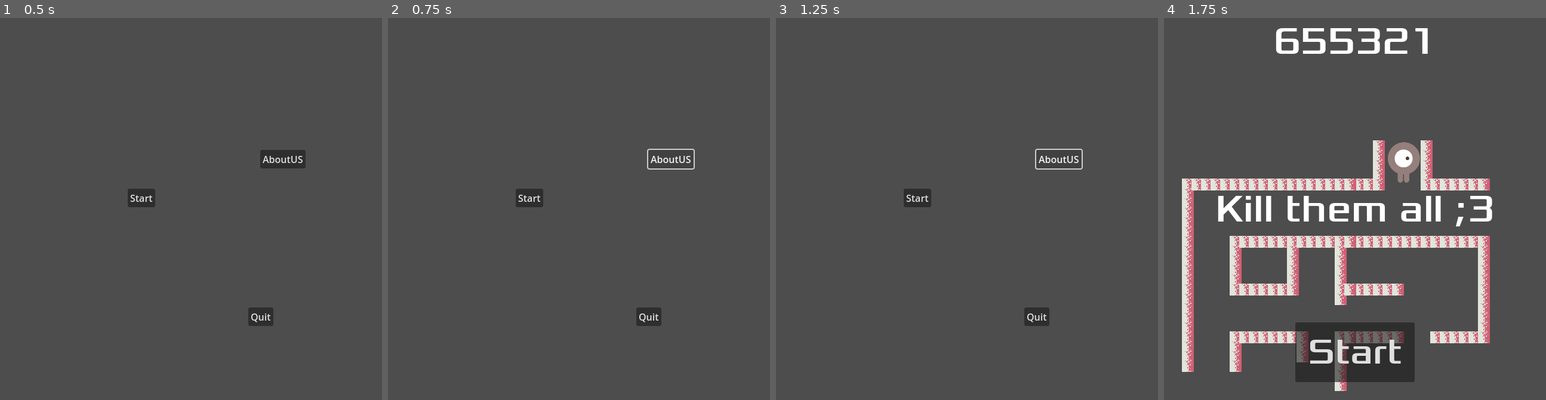
Above: before the commit, frames 1-4 (left to right).
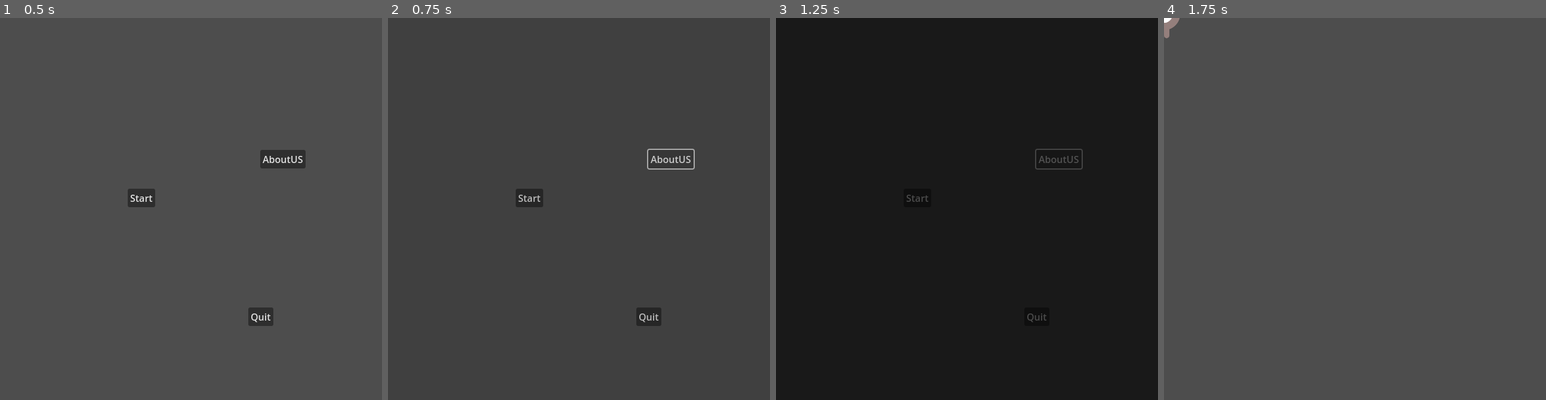
Above: after the commit, the same moments.

Repository: JudasLilith/TSA-Project
Game: Godot game, scene res://title_screen.tscn
The game is run twice, just before and just after one commit, with the same random seed, the same clock (stepped at 60 frames per second) and the same inputs.
Inputs:
- Up to frame 1 (0.5 s): no input
- Up to frame 2 (0.75 s): click "AboutUS" at 0.5 s
- Up to frame 3 (1.25 s): no input
- Up to frame 4 (1.75 s): click "Start" at 1.25 s

Frame 1 is identical in both runs. In frame 2, 0.3% of the frame differs, in the area x 34-81%, y 34-80%; in frame 3, 100%, in the area x 0-100%, y 0-100%; in frame 4, 19%.

Commit message:
made some transitions, fuck yes

Diff:
--- /dev/null
+++ b/fade_transition.tscn
@@ -0,0 +1,63 @@
+[gd_scene load_steps=5 format=3 uid="uid://84a8rprdv7tx"]
+
+[sub_resource type="Animation" id="Animation_aud3v"]
+resource_name = "fade_in"
+tracks/0/type = "value"
+tracks/0/imported = false
+tracks/0/enabled = true
+tracks/0/path = NodePath(".:color")
+tracks/0/interp = 1
+tracks/0/loop_wrap = true
+tracks/0/keys = {
+"times": PackedFloat32Array(0, 1),
+"transitions": PackedFloat32Array(1, 1),
+"update": 0,
+"values": [Color(0, 0, 0, 0), Color(0, 0, 0, 1)]
+}
+
+[sub_resource type="Animation" id="Animation_5ggkw"]
+resource_name = "fade_out"
+tracks/0/type = "value"
+tracks/0/imported = false
+tracks/0/enabled = true
+tracks/0/path = NodePath(".:color")
+tracks/0/interp = 1
+tracks/0/loop_wrap = true
+tracks/0/keys = {
+"times": PackedFloat32Array(0, 1),
+"transitions": PackedFloat32Array(1, 1),
+"update": 0,
+"values": [Color(0, 0, 0, 1), Color(0, 0, 0, 0)]
+}
+
+[sub_resource type="Animation" id="Animation_vp514"]
+length = 0.001
+tracks/0/type = "value"
+tracks/0/imported = false
+tracks/0/enabled = true
+tracks/0/path = NodePath(".:color")
+tracks/0/interp = 1
+tracks/0/loop_wrap = true
+tracks/0/keys = {
+"times": PackedFloat32Array(0),
+"transitions": PackedFloat32Array(1),
+"update": 0,
+"values": [Color(0, 0, 0, 1)]
+}
+
+[sub_resource type="AnimationLibrary" id="AnimationLibrary_5j0pd"]
+_data = {
+&"RESET": SubResource("Animation_vp514"),
+&"fade_in": SubResource("Animation_aud3v"),
+&"fade_out": SubResource("Animation_5ggkw")
+}
+
+[node name="fade_transition" type="ColorRect"]
+offset_right = 808.0
+offset_bottom = 774.0
+color = Color(0, 0, 0, 1)
+
+[node name="AnimationPlayer" type="AnimationPlayer" parent="."]
+libraries = {
+&"": SubResource("AnimationLibrary_5j0pd")
+}
--- a/main.gd
+++ b/main.gd
@@ -18,7 +18,8 @@
 	$hud.show_game_over()
 
 func new_game():
-	score = 12
+	score = 0
+	$fade_transition/AnimationPlayer.play("fade_out")
 	$StartTimer.start()
 	$player.start($StartPosition.position)
 	$MobTimer.start()
--- a/main.tscn
+++ b/main.tscn
@@ -1,10 +1,11 @@
-[gd_scene load_steps=10 format=4 uid="uid://cqow47bch5ocs"]
+[gd_scene load_steps=11 format=4 uid="uid://cqow47bch5ocs"]
 
 [ext_resource type="Script" uid="uid://cljo0h54ukqrs" path="res://main.gd" id="1_h2yge"]
 [ext_resource type="PackedScene" uid="uid://c1twr2i6iwxt8" path="res://mob.tscn" id="2_1bvp3"]
 [ext_resource type="PackedScene" uid="uid://dvewtmm6d837k" path="res://hud.tscn" id="4_1bvp3"]
 [ext_resource type="Texture2D" uid="uid://cvikc1cen6wki" path="res://art/Pac blood 2.png" id="4_lquwl"]
 [ext_resource type="PackedScene" uid="uid://cttxjxji4hfc2" path="res://player2.tscn" id="5_7mycd"]
+[ext_resource type="PackedScene" uid="uid://84a8rprdv7tx" path="res://fade_transition.tscn" id="6_7mycd"]
 
 [sub_resource type="Curve2D" id="Curve2D_7mycd"]
 _data = {
@@ -123,6 +124,8 @@
 position = Vector2(402, 242)
 collision_mask = 3
 
+[node name="fade_transition" parent="." instance=ExtResource("6_7mycd")]
+
 [connection signal="timeout" from="MobTimer" to="." method="_on_mob_timer_timeout"]
 [connection signal="timeout" from="ScoreTimer" to="." method="_on_score_timer_timeout"]
 [connection signal="timeout" from="StartTimer" to="." method="_on_start_timer_timeout"]
--- a/title_screen.gd
+++ b/title_screen.gd
@@ -1,6 +1,6 @@
 extends Node2D
 
-
+var button_type = null
 # Called when the node enters the scene tree for the first time.
 func _ready() -> void:
 	pass # Replace with function body.
@@ -8,11 +8,25 @@
 
 
 func _on_start_button_pressed() -> void:
-	get_tree().change_scene_to_file("res://main.tscn")
+	button_type = "start"
+	$fade_transition.show()
+	$fade_transition/fade_timer.start()
+	$fade_transition/AnimationPlayer.play("fade_in")
+	#get_tree().change_scene_to_file("res://main.tscn")
 
 func _on_about_us_button_pressed() -> void:
-	pass
+	button_type = "about_us"
+	$fade_transition.show()
+	$fade_transition/fade_timer.start()
+	$fade_transition/AnimationPlayer.play("fade_in")
 
 
 func _on_quit_button_pressed() -> void:
 	get_tree().quit()
+
+
+func _on_fade_timer_timeout() -> void:
+	if button_type == "start":
+		get_tree().change_scene_to_file("res://main.tscn")
+	elif button_type == "about_us":
+		get_tree().change_scene_to_file("res://player2.tscn") ##some arbitrary shit, fix it right fucking now
--- a/title_screen.tscn
+++ b/title_screen.tscn
@@ -1,6 +1,7 @@
-[gd_scene load_steps=2 format=3 uid="uid://c2fqrjptlpuvc"]
+[gd_scene load_steps=3 format=3 uid="uid://c2fqrjptlpuvc"]
 
 [ext_resource type="Script" uid="uid://cdapeuix7et0i" path="res://title_screen.gd" id="1_v6p8y"]
+[ext_resource type="PackedScene" uid="uid://84a8rprdv7tx" path="res://fade_transition.tscn" id="2_ak2if"]
 
 [node name="TitleScreen" type="Node2D"]
 script = ExtResource("1_v6p8y")
@@ -37,6 +38,12 @@
 text = "Quit
 "
 
+[node name="fade_transition" parent="." instance=ExtResource("2_ak2if")]
+visible = false
+
+[node name="fade_timer" type="Timer" parent="fade_transition"]
+
 [connection signal="pressed" from="Control/StartButton" to="." method="_on_start_button_pressed"]
 [connection signal="pressed" from="Control/AboutUsButton" to="." method="_on_about_us_button_pressed"]
 [connection signal="pressed" from="Control/QuitButton" to="." method="_on_quit_button_pressed"]
+[connection signal="timeout" from="fade_transition/fade_timer" to="." method="_on_fade_timer_timeout"]
